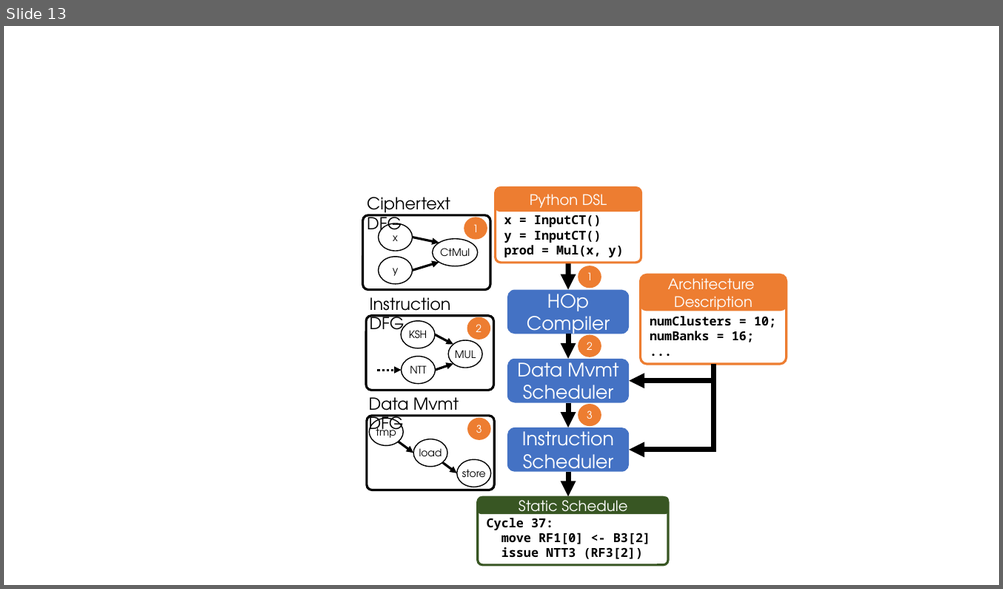
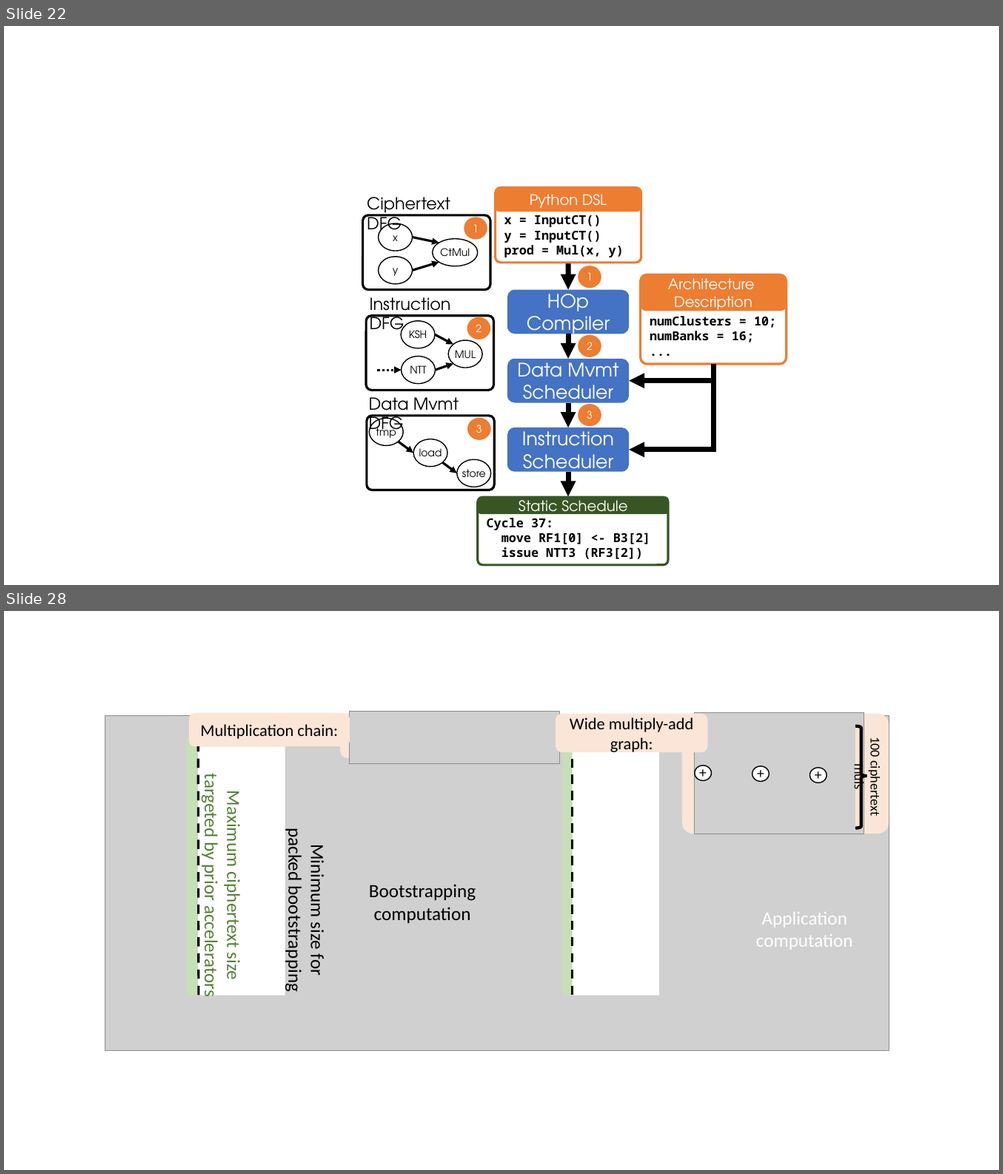
Before and after one commit to n-samar/ms_nsamar, a slide deck: thesis/figures/figures.pptx. Shown one above the other, each under a label of ours: slide 13 before the commit, slides 22 and 28 after it; the slides between them are not shown. The pictures are 1003x589 and 1003x1174 pixels, drawn with LibreOffice and Linux fonts; fonts in the diff are those of the drawing; grey boxes stand for pictures. Boxes give left, top, right and bottom in pixels: in the first picture for what was removed or moved away, otherwise in the second. Text is boxed around its words. In the diff, an @@ line names an element or a change of style, - is before the commit and + after.

```diff
--- a/thesis/figures/figures.pptx
+++ b/thesis/figures/figures.pptx
@@ slide 28 added at <box>4,611,999,1170</box>, background #FFFFFF @@
@@ picture added at <box>105,715,889,1051</box> @@
@@ rounded rectangle added at <box>189,713,350,747</box>, fill #FBE5D6, 16 pt, text #000000 @@
+Multiplication chain:
@@ rounded rectangle added at <box>340,713,546,758</box>, fill #FBE5D6 @@
@@ picture added at <box>350,712,559,765</box> @@
@@ rounded rectangle added at <box>555,714,708,753</box>, fill #FBE5D6, 16 pt, text #000000 @@
+Wide multiply-add graph:
@@ rounded rectangle added at <box>681,713,888,833</box>, fill #FBE5D6 @@
@@ picture added at <box>694,713,865,834</box> @@
@@ rectangle added at <box>187,737,197,995</box>, fill #C5E0B4 @@
@@ rectangle added at <box>563,737,573,995</box>, fill #C5E0B4 @@
@@ text added at <box>851,739,883,815</box>, 13 pt, text #000000 @@
+100 ciphertext muls
@@ right brace added at <box>855,726,867,828</box>, fill #FBE5D6, outline #000000 3 pt @@
@@ rectangle added at <box>198,747,284,996</box>, fill #FFFFFF @@
@@ line added from (199, 995) to (198, 747), #000000 2.25 pt dashed @@
@@ line added from (572, 995) to (572, 753), #000000 2.25 pt dashed @@
@@ rectangle added at <box>572,753,659,996</box>, fill #FFFFFF @@
@@ ellipse added at <box>694,766,711,780</box>, fill #FFFFFF, outline #000000 1 pt, 14 pt, text #000000 @@
++
@@ text added at <box>199,780,245,994</box>, 18 pt, text #548235 @@
+Maximum ciphertext size
+targeted by prior accelerators
@@ ellipse added at <box>752,766,768,781</box>, fill #FFFFFF, outline #000000 1 pt, 14 pt, text #000000 @@
++
@@ ellipse added at <box>810,768,826,783</box>, fill #FFFFFF, outline #000000 1 pt, 14 pt, text #000000 @@
++
@@ rectangle added at <box>869,771,880,780</box>, fill #FBE5D6 @@
@@ text added at <box>284,833,329,989</box>, 18 pt, text #000000 @@
+Minimum size for
+packed bootstrapping
@@ text added at <box>369,884,475,923</box>, 18 pt, text #000000 @@
+Bootstrapping
+computation
@@ text added at <box>756,912,853,950</box>, 18 pt, text #FFFFFF @@
+Application
+computation
@@ what was slide 13 is now slide 22 @@
```
Also in this commit, not shown: 3 slides changed, 15 other slides added, 20 other files.
